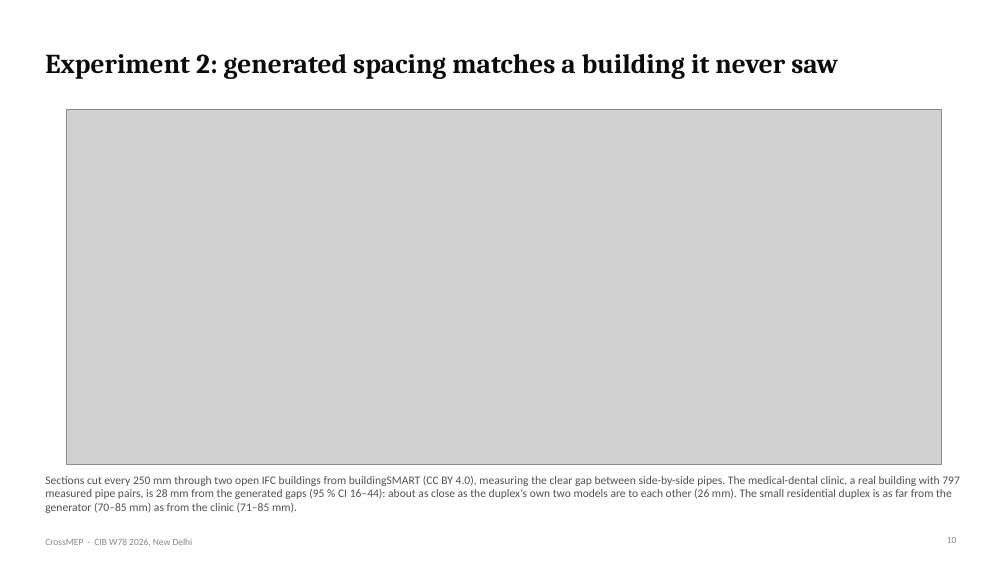
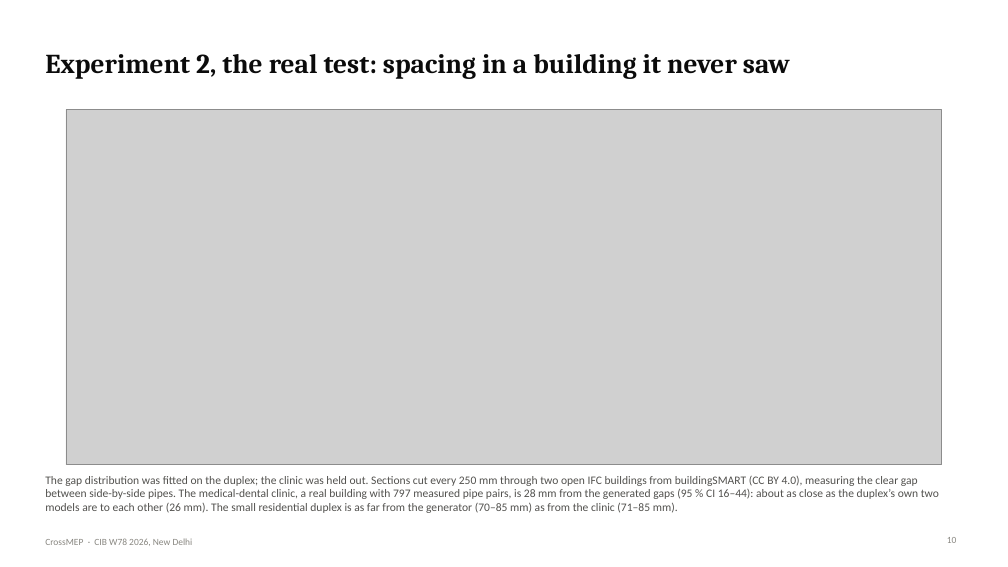
Before and after one commit to lavinia-ped/CrossMEP_Dataset, a slide deck: slide 10 of docs/CrossMEP_CIBW78_talk.pptx. Drawn at 1008x567 pixels with LibreOffice and Linux fonts; fonts in the diff are those of the drawing; grey boxes stand for pictures. Boxes give left, top, right and bottom in pixels: in the first picture for what was removed or moved away, otherwise in the second. Text is boxed around its words. In the diff, an @@ line names an element or a change of style, - is before the commit and + after.

```diff
--- a/docs/CrossMEP_CIBW78_talk.pptx
+++ b/docs/CrossMEP_CIBW78_talk.pptx
@@ title at bbox=[45, 54, 790, 79]: text changed @@
-Experiment 2: generated spacing matches a building it never saw
+Experiment 2, the real test: spacing in a building it never saw
@@ text at bbox=[45, 476, 939, 513]: text changed @@
-Sections cut every 250 mm through two open IFC buildings from buildingSMART (CC BY 4.0), measuring the clear gap between side-by-side pipes. The medical-dental clinic, a real building with 797 measured pipe pairs, is 28 mm from the generated gaps (95 % CI 16–44): about as close as the duplex’s own two models are to each other (26 mm). The small residential duplex is as far from the generator (70–85 mm) as from the clinic (71–85 mm).
+The gap distribution was fitted on the duplex; the clinic was held out. Sections cut every 250 mm through two open IFC buildings from buildingSMART (CC BY 4.0), measuring the clear gap between side-by-side pipes. The medical-dental clinic, a real building with 797 measured pipe pairs, is 28 mm from the generated gaps (95 % CI 16–44): about as close as the duplex’s own two models are to each other (26 mm). The small residential duplex is as far from the generator (70–85 mm) as from the clinic (71–85 mm).
```
Also in this commit, not shown: 2 other slides changed, 2 slides added, 11 other files.
